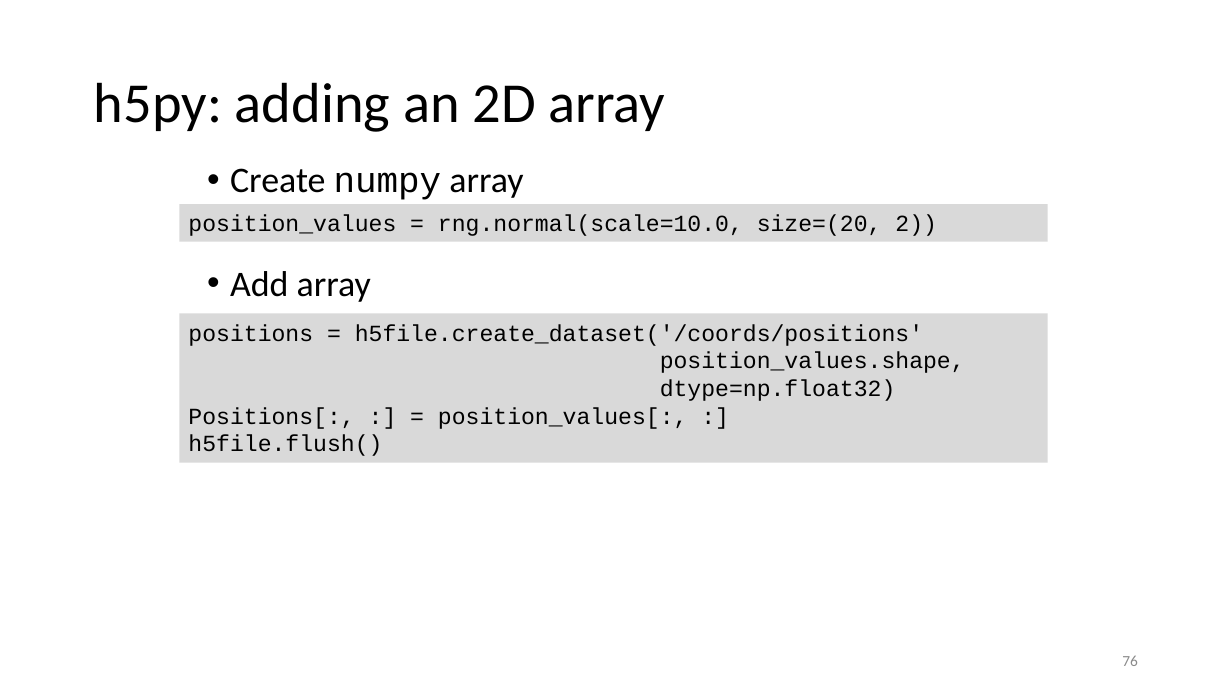
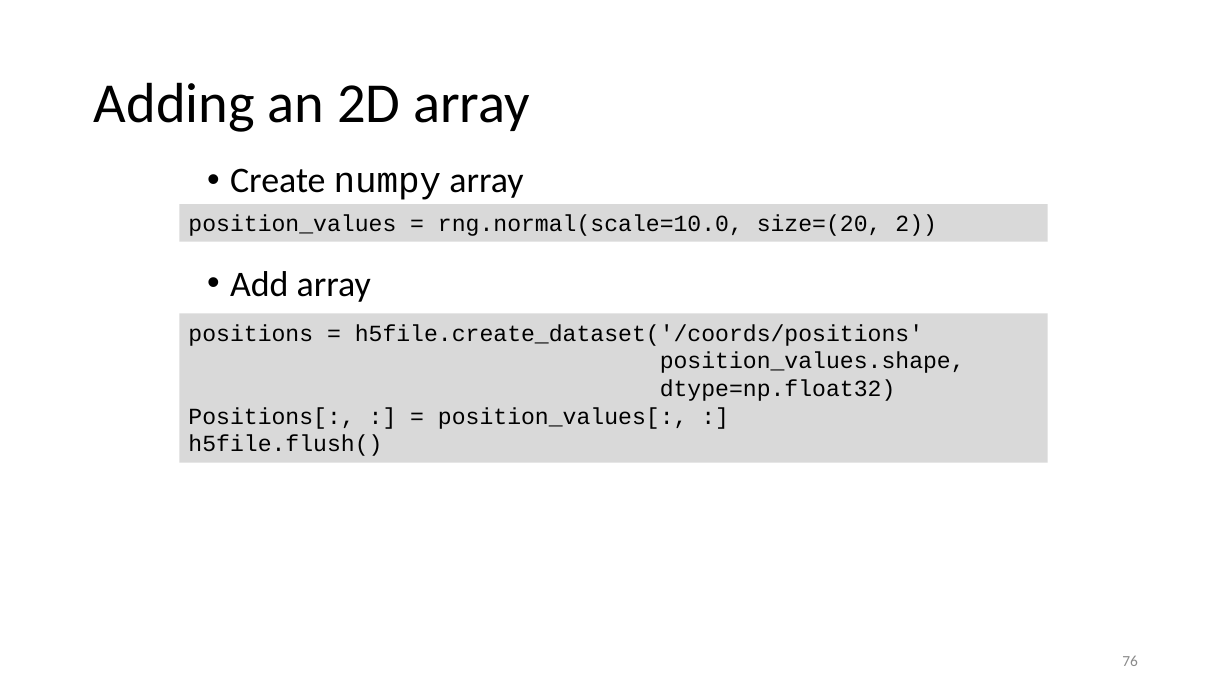
Before and after one commit to gjbex/Scientific-Python, a slide deck: slide 76 of scientific_python.pptx. Drawn at 1232x693 pixels with LibreOffice and Linux fonts; fonts in the diff are those of the drawing. Boxes give left, top, right and bottom in pixels: in the first picture for what was removed or moved away, otherwise in the second. Text is boxed around its words. In the diff, an @@ line names an element or a change of style, - is before the commit and + after.

```diff
--- a/scientific_python.pptx
+++ b/scientific_python.pptx
@@ title at (x1=94, y1=82, x2=530, y2=132): text changed @@
-h5py: adding an 2D array
+Adding an 2D array
```
Also in this commit, not shown: 7 other slides changed, 10 slides removed, 14 other files.
